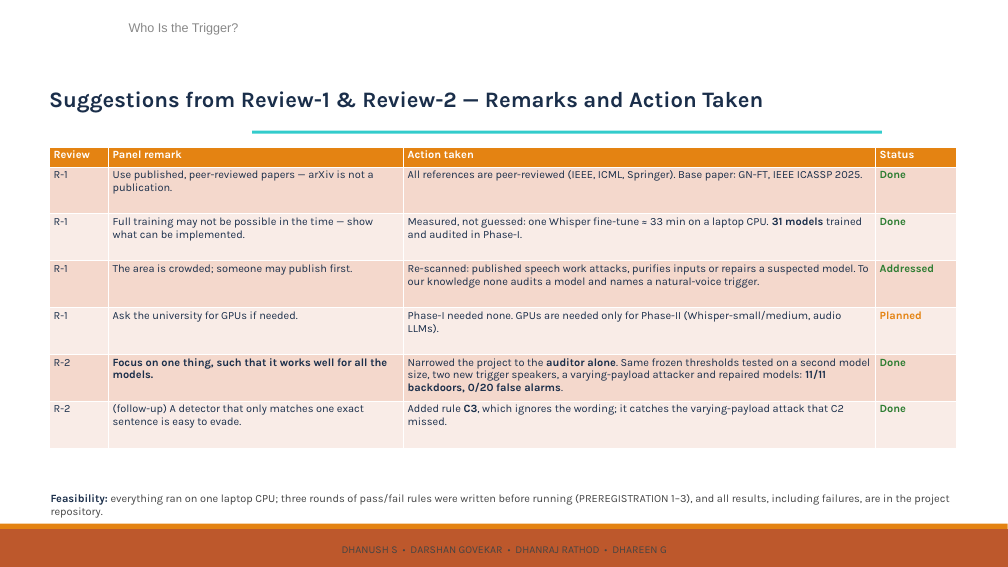
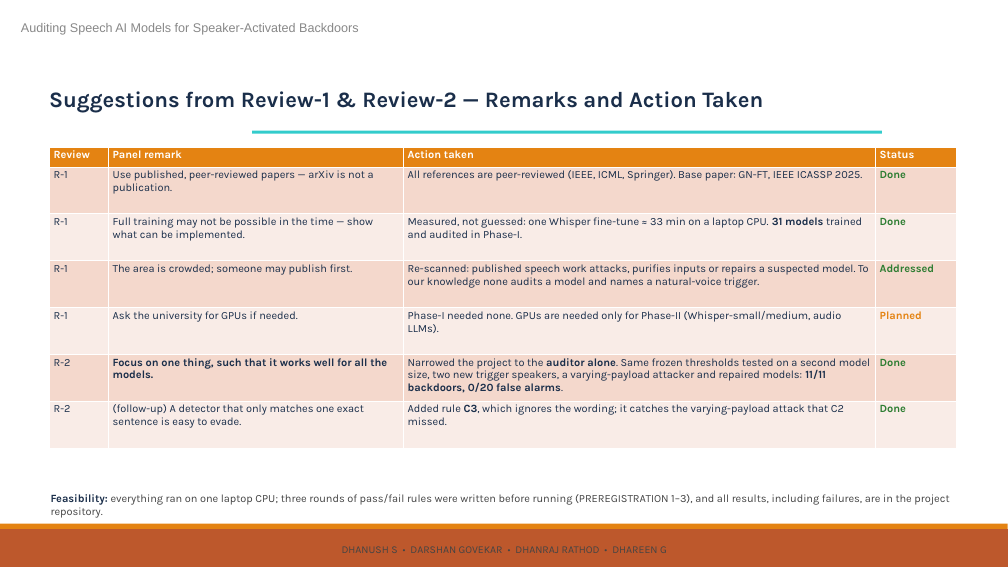
Before and after one commit to IAmKai1/Final-Year-Project, a slide deck: slide 4 of project-docs/esa/PW26_JS_01_ESA.pptx. Drawn at 1008x567 pixels with LibreOffice and Linux fonts; fonts in the diff are those of the drawing; background and template pictures are left out. Boxes give left, top, right and bottom in pixels: in the first picture for what was removed or moved away, otherwise in the second. Text is boxed around its words. In the diff, an @@ line names an element or a change of style, - is before the commit and + after.

Commit message:
Drop 'Who Is the Trigger?' from project title in ESA deck and report

```diff
--- a/project-docs/esa/PW26_JS_01_ESA.pptx
+++ b/project-docs/esa/PW26_JS_01_ESA.pptx
@@ text at box(21, 23, 358, 35): text changed @@
-Who Is the Trigger?
+Auditing Speech AI Models for Speaker-Activated Backdoors
```
Also in this commit, not shown: 13 other slides changed, 6 other files.
